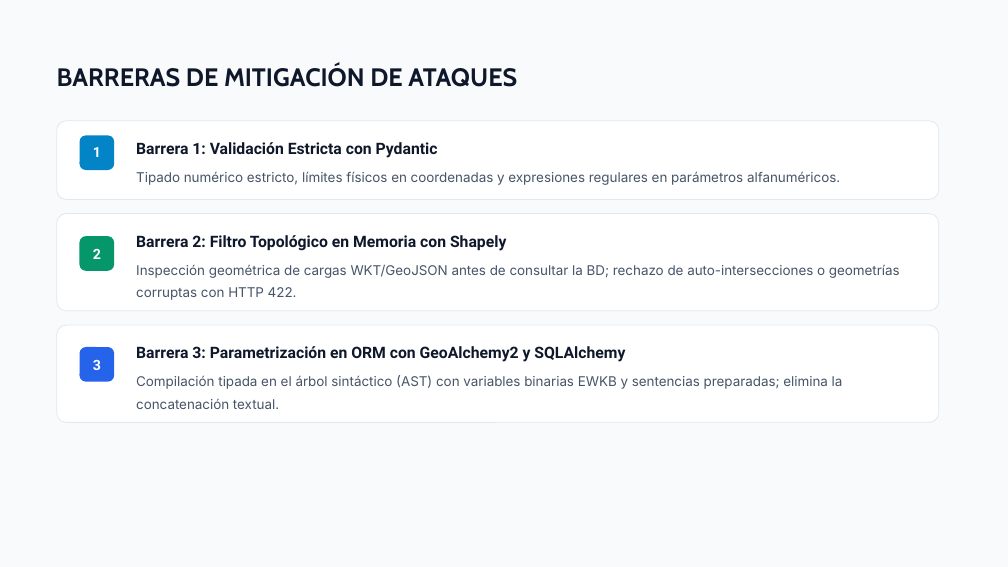
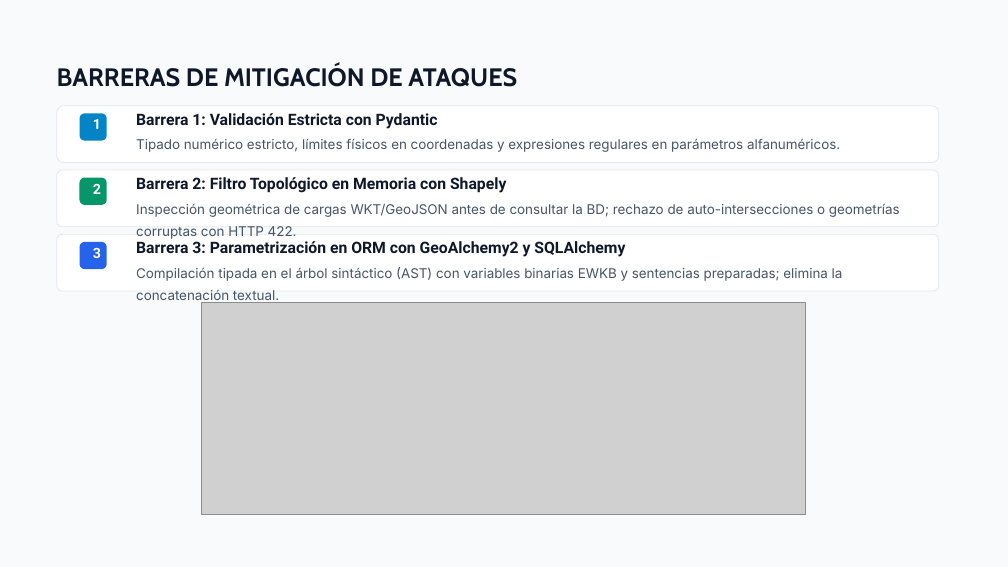
Before and after one commit to RAlexander777/Playground-SQLi-PostGIS, a slide deck: slide 5 of Evaluación de Inyección SQL Espacial en PostGIS.pptx. Drawn at 1008x567 pixels with LibreOffice and Linux fonts; fonts in the diff are those of the drawing; grey boxes stand for pictures. Boxes give left, top, right and bottom in pixels: in the first picture for what was removed or moved away, otherwise in the second. Text is boxed around its words. In the diff, an @@ line names an element or a change of style, - is before the commit and + after.

Commit message:
feat(slides): embed publication figures into decks and add chart interpretations to defense guides

```diff
--- a/Evaluación de Inyección SQL Espacial en PostGIS.pptx
+++ b/Evaluación de Inyección SQL Espacial en PostGIS.pptx
@@ rounded rectangle: place and size @@
-rounded rectangle at <box>57,121,939,200</box>
+rounded rectangle at <box>57,106,939,163</box>
@@ text "1": place and size @@
-text "1" at <box>93,147,101,157</box>
+text "1" at <box>93,119,101,129</box>
@@ rounded rectangle: place and size @@
-rounded rectangle at <box>79,135,114,170</box>
+rounded rectangle at <box>79,113,107,141</box>
@@ text "Barrera 1: Validación Estricta con ...": place and size @@
-text "Barrera 1: Validación Estricta con ..." at <box>136,142,438,158</box>
+text "Barrera 1: Validación Estricta con ..." at <box>136,113,438,129</box>
@@ text "Tipado numérico estricto, límites físicos ...": place and size @@
-text "Tipado numérico estricto, límites físicos ..." at <box>136,171,840,185</box>
+text "Tipado numérico estricto, límites físicos ..." at <box>136,138,840,152</box>
@@ rounded rectangle: place and size @@
-rounded rectangle at <box>57,213,939,311</box>
+rounded rectangle at <box>57,170,939,227</box>
@@ rounded rectangle: place and size @@
-rounded rectangle at <box>79,236,114,271</box>
+rounded rectangle at <box>79,178,107,205</box>
@@ text "Barrera 2: Filtro Topológico en ...": place and size @@
-text "Barrera 2: Filtro Topológico en ..." at <box>136,235,506,251</box>
+text "Barrera 2: Filtro Topológico en ..." at <box>136,177,506,193</box>
@@ text "2": place and size @@
-text "2" at <box>93,248,101,259</box>
+text "2" at <box>93,183,101,194</box>
@@ text "Inspección geométrica de cargas WKT/GeoJSON ...": place and size @@
-text "Inspección geométrica de cargas WKT/GeoJSON ..." at <box>136,264,900,300</box>
+text "Inspección geométrica de cargas WKT/GeoJSON ..." at <box>136,203,900,239</box>
@@ rounded rectangle: place and size @@
-rounded rectangle at <box>57,325,939,423</box>
+rounded rectangle at <box>57,234,939,291</box>
@@ text "Barrera 3: Parametrización en ORM ...": place and size @@
-text "Barrera 3: Parametrización en ORM ..." at <box>136,346,625,362</box>
+text "Barrera 3: Parametrización en ORM ..." at <box>136,241,625,257</box>
@@ text "3": place and size @@
-text "3" at <box>93,360,101,370</box>
+text "3" at <box>93,248,101,258</box>
@@ rounded rectangle: place and size @@
-rounded rectangle at <box>79,347,114,382</box>
+rounded rectangle at <box>79,242,107,269</box>
@@ text "Compilación tipada en el árbol ...": place and size @@
-text "Compilación tipada en el árbol ..." at <box>136,375,843,409</box>
+text "Compilación tipada en el árbol ..." at <box>136,267,843,304</box>
@@ picture added at <box>201,302,806,514</box> @@
```
Also in this commit, not shown: 2 other slides changed, 3 other files.
